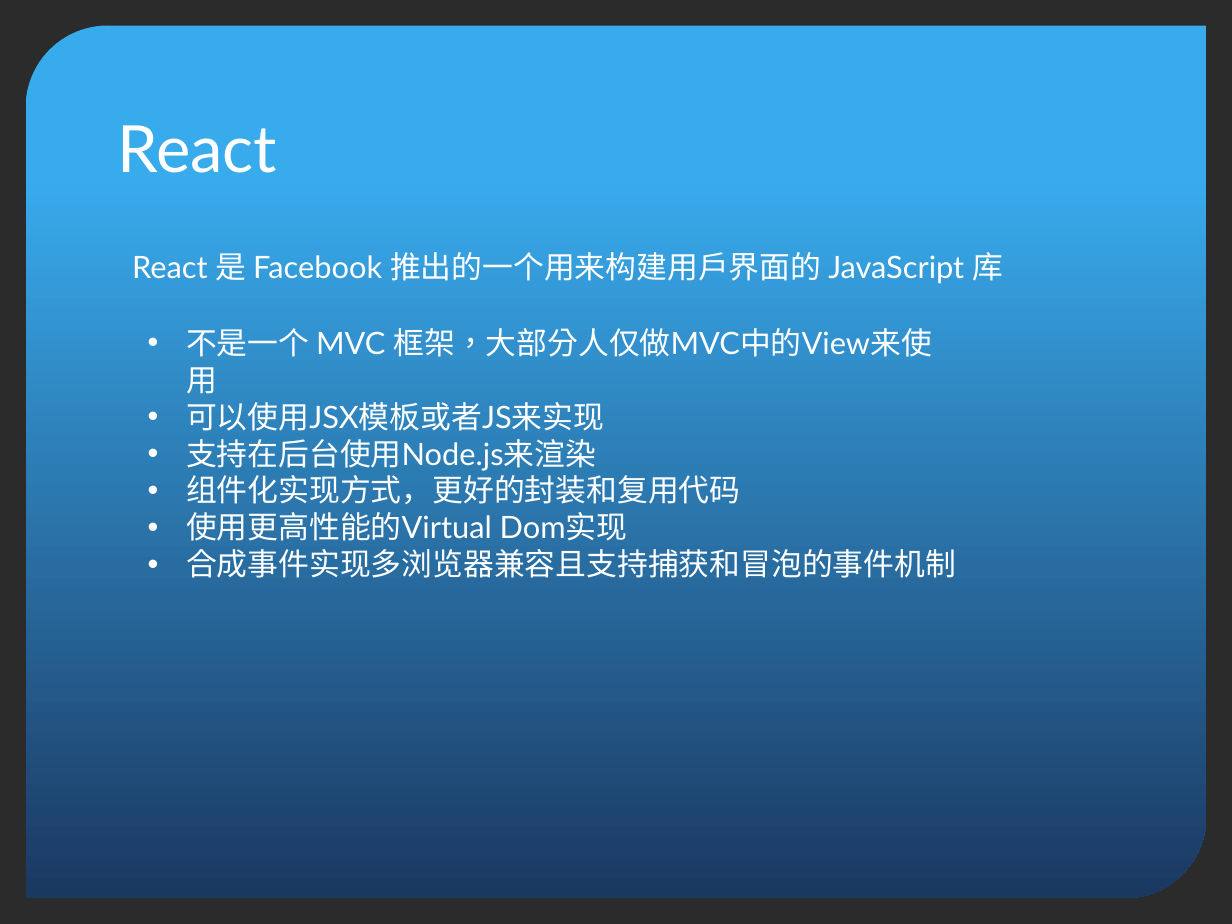
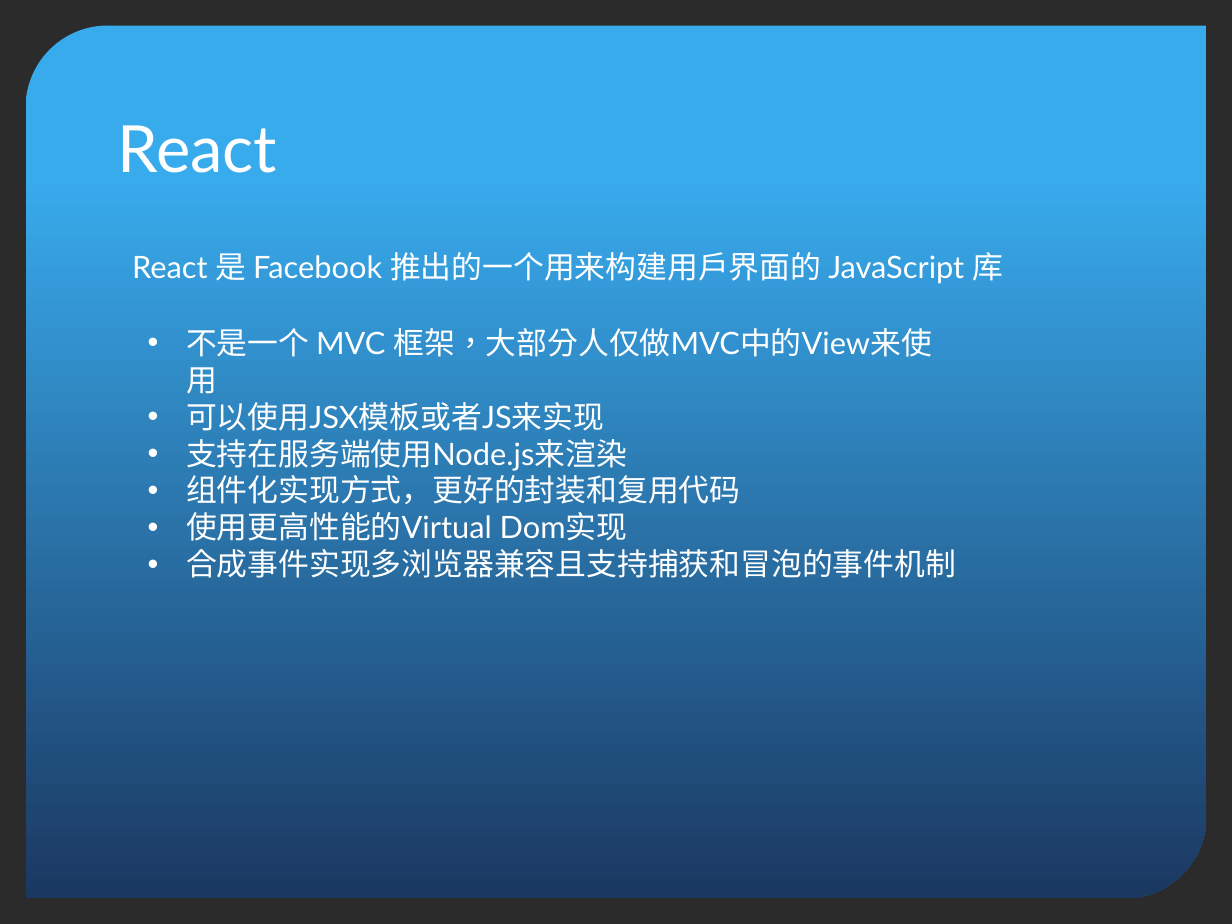
Before and after one commit to kimhou/reactPro, a slide deck: slide 5 of ppt/ReactNative初探.pptx. Drawn at 1232x924 pixels with LibreOffice and Linux fonts; fonts in the diff are those of the drawing; background and template pictures are left out; a plain dark background stands for a picture behind light text. Boxes give left, top, right and bottom in pixels: in the first picture for what was removed or moved away, otherwise in the second. Text is boxed around its words. In the diff, an @@ line names an element or a change of style, - is before the commit and + after.

```diff
--- a/ppt/ReactNative初探.pptx
+++ b/ppt/ReactNative初探.pptx
@@ text at [186, 439, 627, 471]: text changed @@
-• 支持在后台使用Node.js来渲染
+• 支持在服务端使用Node.js来渲染
```
Also in this commit, not shown: 3 other slides changed, 1 slide added, 1 slide removed, 36 other files.
